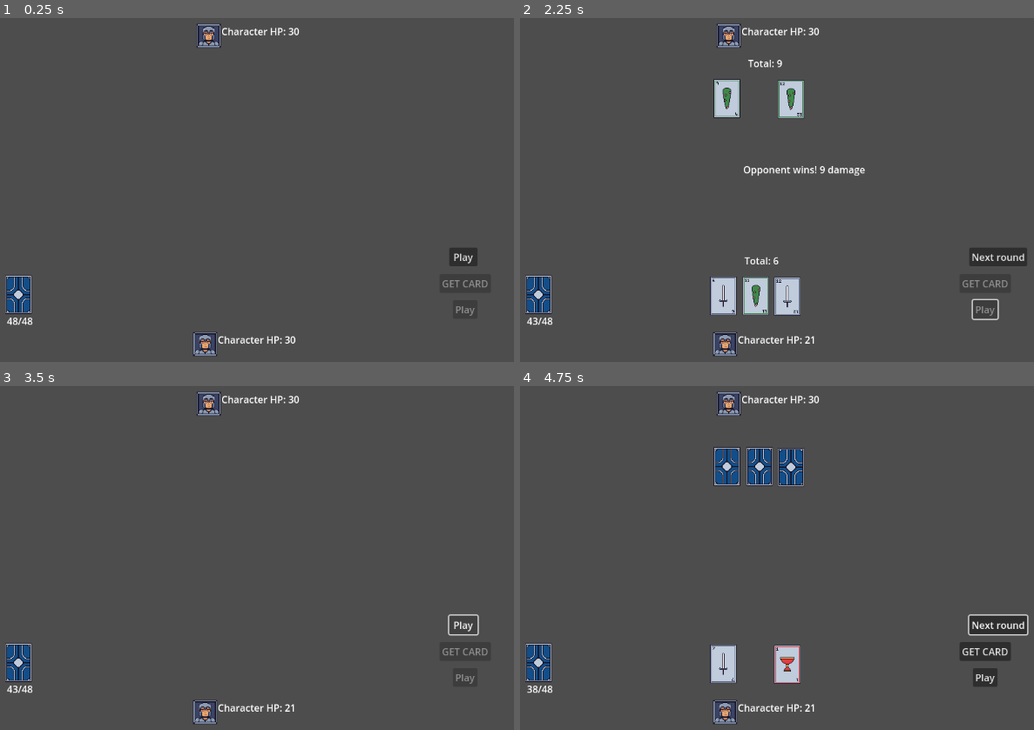
Above: before the commit, frames 1-4 (two rows, left to right).
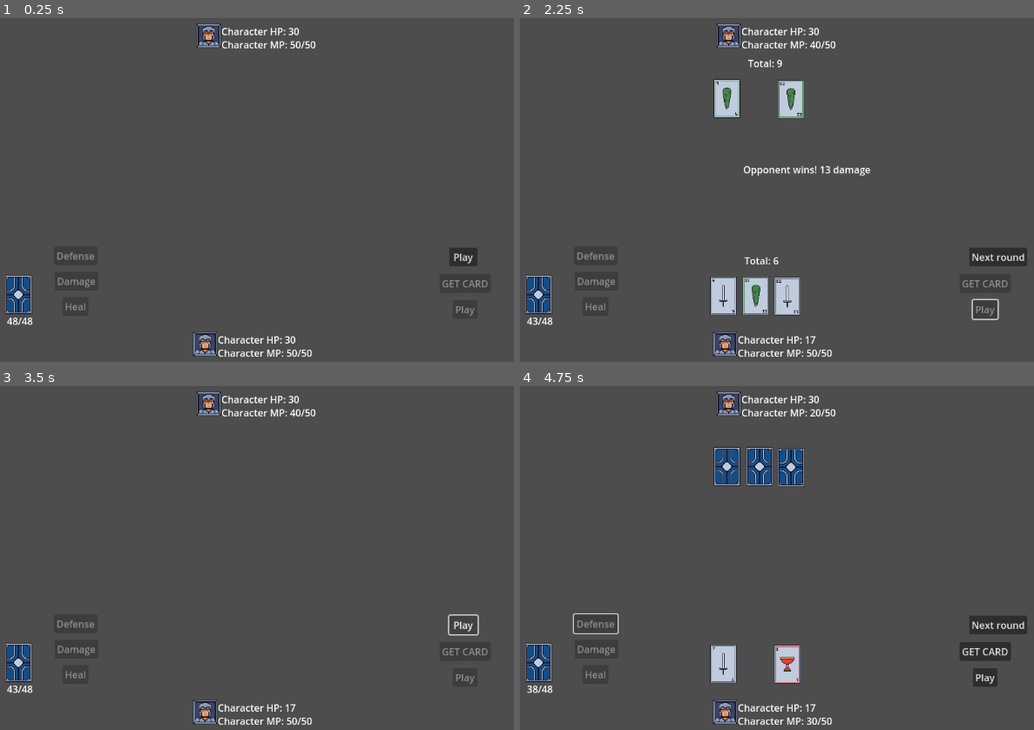
Above: after the commit, the same moments.

Repository: JavoMCL/CardGame
Game: Godot game, scene res://scenes/play.tscn
Two runs of this game, one before a commit and one after it. Both use one fixed random seed, a clock stepped at 60 frames per second and the inputs below. The project has no main scene, so this scene is started directly.
Inputs (mouse positions are in pixels of both pictures, inside the frame that each line leads up to):
- Up to frame 1 (0.25 s): no input
- Up to frame 2 (2.25 s): click "Play" at 0.5 s; click "GET CARD" at 1.25 s; click "Play" at 2 s
- Up to frame 3 (3.5 s): click "Next round" at 2.75 s
- Up to frame 4 (4.75 s): click "Play" at 3.5 s; click (597, 623) at 4.25 s, where only the run after the commit has a clickable "Defense"

The runs differ from the first frame. In frame 1, 0.6% of the frame differs, in the area x 11-62%, y 6-99%; in frame 2, 0.7%; in frame 3, 0.6%; in frame 4, 0.8%, in the area x 10-99%, y 6-99%.

Commit message:
Mana and skill system added

Diff:
--- a/scenes/character.tscn
+++ b/scenes/character.tscn
@@ -25,3 +25,10 @@
 offset_top = 1.0
 offset_right = 81.0
 offset_bottom = 24.0
+
+[node name="ManaLabel" type="Label" parent="."]
+layout_mode = 0
+offset_left = 41.0
+offset_top = 23.0
+offset_right = 81.0
+offset_bottom = 46.0
--- a/scenes/play.tscn
+++ b/scenes/play.tscn
@@ -85,6 +85,27 @@
 offset_bottom = 611.0
 card_area_path = NodePath("../../PlayerArea")
 
+[node name="DefenseSkillButton" type="Button" parent="CanvasLayer"]
+offset_left = 274.0
+offset_top = 429.0
+offset_right = 346.0
+offset_bottom = 460.0
+text = "Defense"
+
+[node name="DamageSkillButton" type="Button" parent="CanvasLayer"]
+offset_left = 275.0
+offset_top = 471.0
+offset_right = 347.0
+offset_bottom = 502.0
+text = "Damage"
+
+[node name="HealSkillButton" type="Button" parent="CanvasLayer"]
+offset_left = 288.0
+offset_top = 513.0
+offset_right = 331.0
+offset_bottom = 544.0
+text = "Heal"
+
 [node name="Camera2D" type="Camera2D" parent="."]
 position = Vector2(578, 324)
 
--- a/scenes/script/character.gd
+++ b/scenes/script/character.gd
@@ -1,21 +1,35 @@
 extends Control
 
 signal hp_changed(new_hp: int)
+signal mana_changed(new_mana: int)
 signal defeated
 
 @export var character_name: String = "Character"
 @export var max_hp: int = 30
+@export var max_mana: int = 50
 @export var portrait_texture: Texture2D
 @export var card_area_path: NodePath # set in the editor, pointing to PlayerArea or OpponentArea
 
 @onready var portrait: TextureRect = $Portrait
 @onready var hp_label: Label = $HpLabel
+@onready var mana_label: Label = $ManaLabel
+
+const DEFENSE_COST := 20
+const DAMAGE_COST := 20
+const HEAL_COST := 30
+const HEAL_AMOUNT := 5
 
 var current_hp: int
+var current_mana: int
 var card_area: Node2D
+
+# "none", "defense", or "damage" - only these two are relevant at combat resolution,
+# since "heal" applies its effect immediately and doesn't need to be remembered.
+var pending_skill: String = "none"
 
 func _ready() -> void:
 	current_hp = max_hp
+	current_mana = max_mana
 
 	if portrait_texture:
 		portrait.texture = portrait_texture
@@ -24,6 +38,7 @@
 		card_area = get_node(card_area_path)
 
 	_update_hp_label()
+	_update_mana_label()
 
 func get_score() -> int:
 	return card_area.calculate_score()
@@ -41,6 +56,11 @@
 	if current_hp <= 0:
 		defeated.emit()
 
+func heal(amount: int) -> void:
+	current_hp = min(current_hp + amount, max_hp)
+	_update_hp_label()
+	hp_changed.emit(current_hp)
+
 func is_alive() -> bool:
 	return current_hp > 0
 
@@ -49,5 +69,61 @@
 	_update_hp_label()
 	hp_changed.emit(current_hp)
 
+func reset_mana() -> void:
+	current_mana = max_mana
+	_update_mana_label()
+	mana_changed.emit(current_mana)
+
+func can_afford(cost: int) -> bool:
+	return current_mana >= cost
+
+func spend_mana(cost: int) -> void:
+	current_mana = max(current_mana - cost, 0)
+	_update_mana_label()
+	mana_changed.emit(current_mana)
+
+func gain_mana(amount: int) -> void:
+	if current_mana < max_mana:
+		current_mana = min(current_mana + amount, max_mana)
+		_update_mana_label()
+		mana_changed.emit(current_mana)
+
+# Returns true if the skill was successfully used (enough mana), false otherwise.
+func use_skill(skill_name: String) -> bool:
+	if pending_skill != "none":
+		return false # already used a skill this round
+
+	var cost: int
+	match skill_name:
+		"defense":
+			cost = DEFENSE_COST
+		"damage":
+			cost = DAMAGE_COST
+		"heal":
+			cost = HEAL_COST
+		_:
+			return false
+
+	if not can_afford(cost):
+		return false
+
+	spend_mana(cost)
+
+	if skill_name == "heal":
+		heal(HEAL_AMOUNT)
+	else:
+		pending_skill = skill_name
+
+	return true
+
+func has_used_skill() -> bool:
+	return pending_skill != "none"
+
+func clear_pending_skill() -> void:
+	pending_skill = "none"
+
 func _update_hp_label() -> void:
 	hp_label.text = "%s HP: %d" % [character_name, current_hp]
+
+func _update_mana_label() -> void:
+	mana_label.text = "%s MP: %d/%d" % [character_name, current_mana, max_mana]
--- a/scenes/script/play.gd
+++ b/scenes/script/play.gd
@@ -9,10 +9,16 @@
 @onready var play_button: Button = $CanvasLayer/PlayButton
 @onready var hit_button: Button = $CanvasLayer/HitButton
 @onready var stand_button: Button = $CanvasLayer/StandButton
+@onready var defense_skill_button: Button = $CanvasLayer/DefenseSkillButton
+@onready var damage_skill_button: Button = $CanvasLayer/DamageSkillButton
+@onready var heal_skill_button: Button = $CanvasLayer/HealSkillButton
 @onready var winner_label: Label = $CanvasLayer/WinnerLabel
 @onready var deck_count_label: Label = $CanvasLayer/DeckCountLabel
 
 const NINE_SCORE := 9
+const ROUND_WIN_MANA := 10
+const OPPONENT_HEAL_CHANCE := 0.2
+const OPPONENT_HEAL_HP_THRESHOLD := 10
 
 var round_active: bool = false
 var combat_over: bool = false
@@ -21,6 +27,9 @@
 	play_button.pressed.connect(_on_play_pressed)
 	hit_button.pressed.connect(_on_hit_pressed)
 	stand_button.pressed.connect(_on_stand_pressed)
+	defense_skill_button.pressed.connect(_on_defense_skill_pressed)
+	damage_skill_button.pressed.connect(_on_damage_skill_pressed)
+	heal_skill_button.pressed.connect(_on_heal_skill_pressed)
 	deck.card_dealt.connect(_on_card_dealt)
 	player_character.defeated.connect(_on_character_defeated)
 	opponent_character.defeated.connect(_on_character_defeated)
@@ -45,8 +54,12 @@
 	play_button.disabled = true
 	hit_button.disabled = true
 	stand_button.disabled = true
+	_disable_skill_buttons()
 	winner_label.text = ""
 	round_active = true
+
+	player_character.clear_pending_skill()
+	opponent_character.clear_pending_skill()
 
 	player_area.receive_cards(deck.deal(), deck.deal(), true)
 	await opponent_area.receive_cards(deck.deal(), deck.deal(), false)
@@ -57,14 +70,52 @@
 	play_button.disabled = false
 	hit_button.disabled = false
 	stand_button.disabled = false
+	_enable_skill_buttons()
 
 func _on_hit_pressed() -> void:
 	if player_area.has_third_card():
 		return
 	hit_button.disabled = true
+	_disable_skill_buttons() # the skill window closes once you decide to hit
 	await player_area.add_extra_card(deck.deal())
 
+func _on_defense_skill_pressed() -> void:
+	_try_use_player_skill("defense")
+
+func _on_damage_skill_pressed() -> void:
+	_try_use_player_skill("damage")
+
+func _on_heal_skill_pressed() -> void:
+	_try_use_player_skill("heal")
+
+func _try_use_player_skill(skill_name: String) -> void:
+	if player_character.use_skill(skill_name):
+		_disable_skill_buttons() # only one skill per round
+
+func _disable_skill_buttons() -> void:
+	defense_skill_button.disabled = true
+	damage_skill_button.disabled = true
+	heal_skill_button.disabled = true
+
+func _enable_skill_buttons() -> void:
+	defense_skill_button.disabled = false
+	damage_skill_button.disabled = false
+	heal_skill_button.disabled = false
+
 func _opponent_decide() -> void:
+	var initial_score: int = opponent_area.calculate_score()
+
+	# Skill decision happens first, based on the initial 2-card score.
+	if opponent_character.current_hp < opponent_character.max_hp - OPPONENT_HEAL_HP_THRESHOLD \
+			and randf() < OPPONENT_HEAL_CHANCE:
+		opponent_character.use_skill("heal")
+	elif initial_score >= 7:
+		opponent_character.use_skill("damage")
+	elif initial_score <= 5:
+		opponent_character.use_skill("defense")
+	# score == 6: no skill used
+
+	# Hit decision (existing logic).
 	if opponent_area.has_third_card():
 		return
 	if opponent_area.calculate_score() < 7:
@@ -78,10 +129,15 @@
 
 	hit_button.disabled = true
 	stand_button.disabled = true
+	_disable_skill_buttons()
 
 	var result: Dictionary = resolve_combat()
-	winner_label.text = result["message"] # set first, so a defeat message can append below
+	winner_label.text = result["message"]
 	_apply_damage(result)
+	_apply_round_mana(result)
+
+	player_character.clear_pending_skill()
+	opponent_character.clear_pending_skill()
 
 func resolve_combat() -> Dictionary:
 	var player_score: int = player_character.get_score()
@@ -95,20 +151,32 @@
 			return {"winner": "draw", "damage": 0, "message": "Draw"}
 
 		if player_cards < opponent_cards:
-			return _build_result("player", player_score, " (fewer cards)", true)
+			return _build_result("player", player_score, opponent_score, " (fewer cards)", true)
 		else:
-			return _build_result("opponent", opponent_score, " (fewer cards)", true)
+			return _build_result("opponent", opponent_score, player_score, " (fewer cards)", true)
 
 	if player_score > opponent_score:
-		return _build_result("player", player_score, "", player_score == NINE_SCORE)
+		return _build_result("player", player_score, opponent_score, "", player_score == NINE_SCORE)
 	else:
-		return _build_result("opponent", opponent_score, "", opponent_score == NINE_SCORE)
-
-func _build_result(winner: String, winner_score: int, suffix: String, ignore_defense: bool) -> Dictionary:
-	var loser_score: int = opponent_character.get_score() if winner == "player" else player_character.get_score()
+		return _build_result("opponent", opponent_score, player_score, "", opponent_score == NINE_SCORE)
+
+func _build_result(winner: String, winner_score: int, loser_score: int, suffix: String, ignore_defense: bool) -> Dictionary:
 	var damage: int = winner_score if ignore_defense else max(winner_score - loser_score, 0)
+
+	var winner_character: Control = player_character if winner == "player" else opponent_character
+	var loser_character: Control = opponent_character if winner == "player" else player_character
+
+	# Damage skill: winner bet on winning, damage increases 50%.
+	if winner_character.pending_skill == "damage":
+		damage = int(floor(damage * 1.5))
+
+	# Defense skill: loser bet on losing, damage they take is reduced 50%.
+	if loser_character.pending_skill == "defense":
+		damage = int(floor(damage * 0.5))
+
 	var who: String = "You win" if winner == "player" else "Opponent wins"
 	var message: String = "%s%s! %d damage" % [who, suffix, damage]
+
 	return {"winner": winner, "damage": damage, "message": message}
 
 func _apply_damage(result: Dictionary) -> void:
@@ -117,11 +185,18 @@
 	elif result["winner"] == "opponent":
 		player_character.take_damage(result["damage"])
 
+func _apply_round_mana(result: Dictionary) -> void:
+	if result["winner"] == "player":
+		player_character.gain_mana(ROUND_WIN_MANA)
+	elif result["winner"] == "opponent":
+		opponent_character.gain_mana(ROUND_WIN_MANA)
+
 func _on_character_defeated() -> void:
 	combat_over = true
 	play_button.disabled = true
 	hit_button.disabled = true
 	stand_button.disabled = true
+	_disable_skill_buttons()
 
 	if not player_character.is_alive() and not opponent_character.is_alive():
 		winner_label.text += "\nDouble KO! It's a draw"
@@ -137,11 +212,16 @@
 	play_button.text = "Play"
 	hit_button.disabled = true
 	stand_button.disabled = true
+	_disable_skill_buttons()
 	winner_label.text = ""
 
 func restart_combat() -> void:
 	player_character.reset_hp()
+	player_character.reset_mana()
+	player_character.clear_pending_skill()
 	opponent_character.reset_hp()
+	opponent_character.reset_mana()
+	opponent_character.clear_pending_skill()
 	combat_over = false
 	_reset_round()
 	play_button.disabled = false
